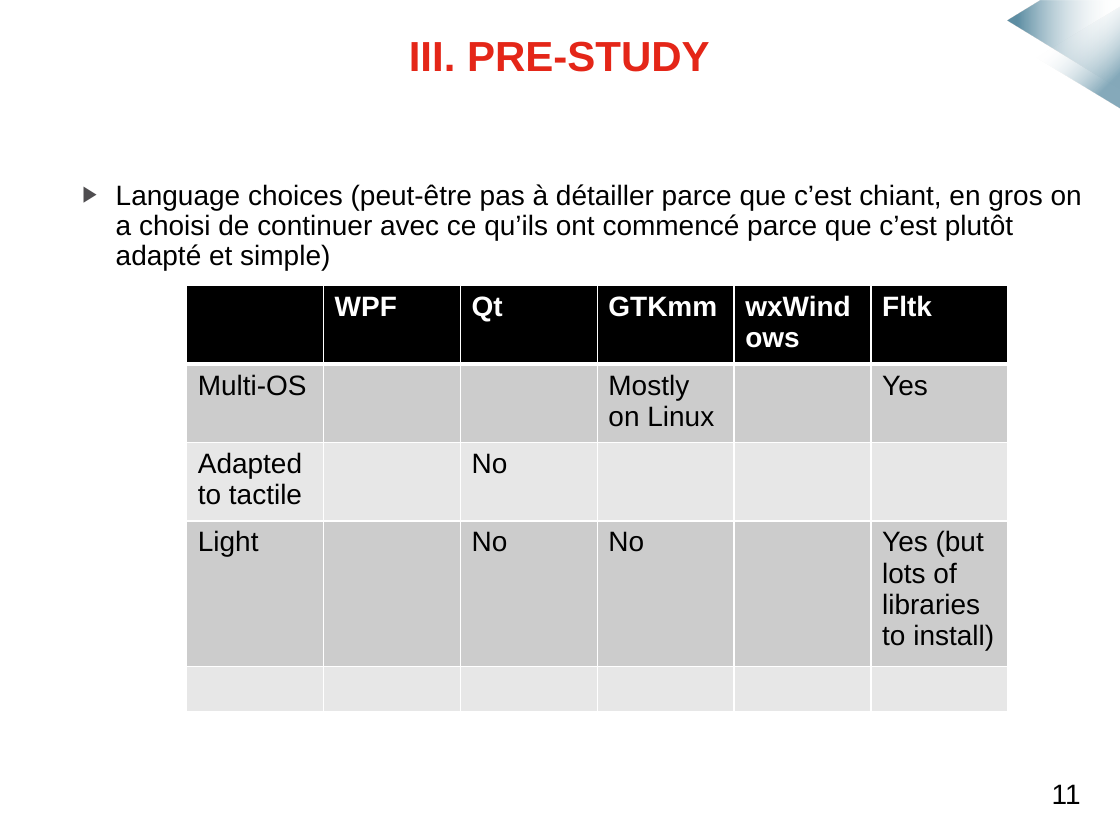
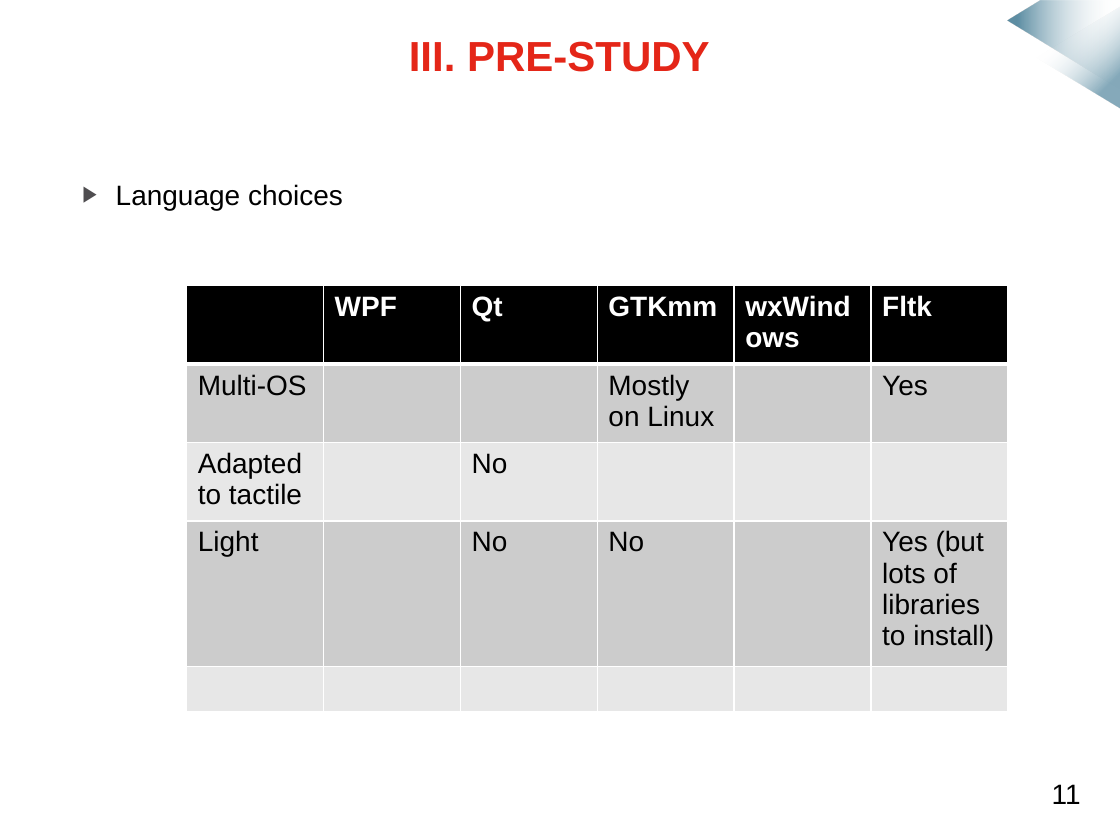
Before and after one commit to mmeven/EP_Domotique_Tablette, a slide deck: slide 9 of Rendu/Diapo_prototype_janvier.pptx. Drawn at 1120x840 pixels with LibreOffice and Linux fonts; fonts in the diff are those of the drawing; background and template pictures are left out. Boxes give left, top, right and bottom in pixels: in the first picture for what was removed or moved away, otherwise in the second. Text is boxed around its words. In the diff, an @@ line names an element or a change of style, - is before the commit and + after.

```diff
--- a/Rendu/Diapo_prototype_janvier.pptx
+++ b/Rendu/Diapo_prototype_janvier.pptx
@@ text at (116,184,343,210): text changed @@
-▶ Language choices (peut-être pas à détailler parce que c’est chiant, en gros on a choisi de continuer avec ce qu’ils ont commencé parce que c’est plutôt adapté et simple)
+▶ Language choices
```
Also in this commit, not shown: 2 other slides changed.
